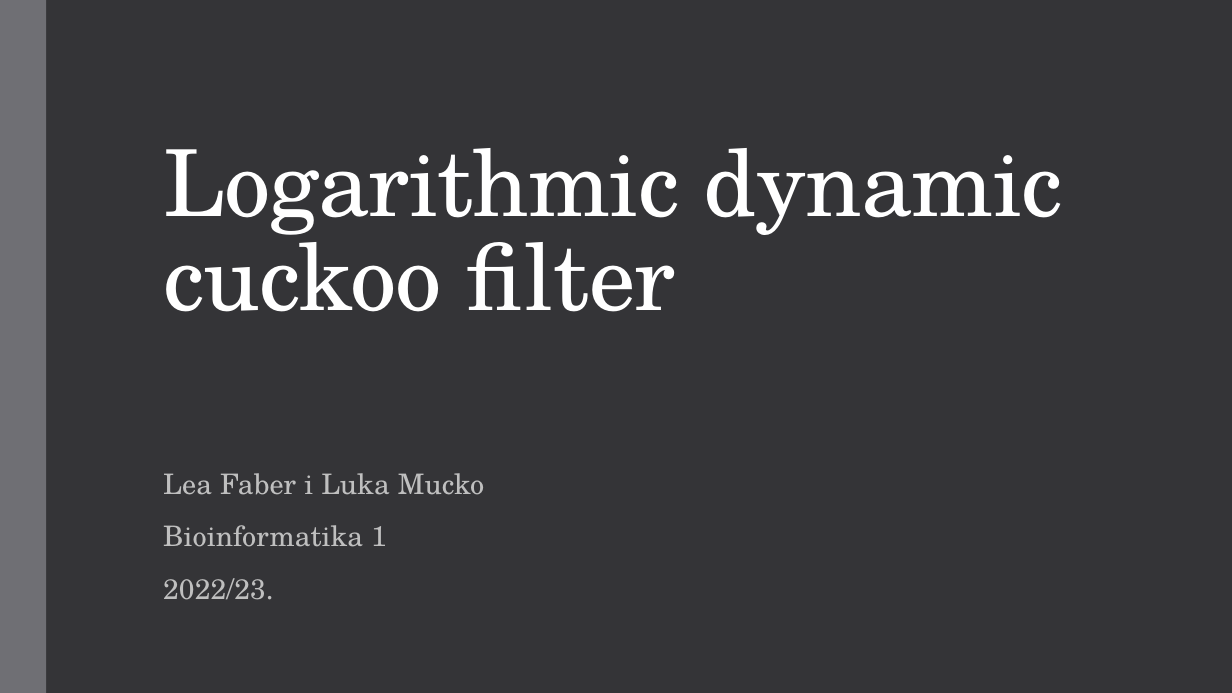
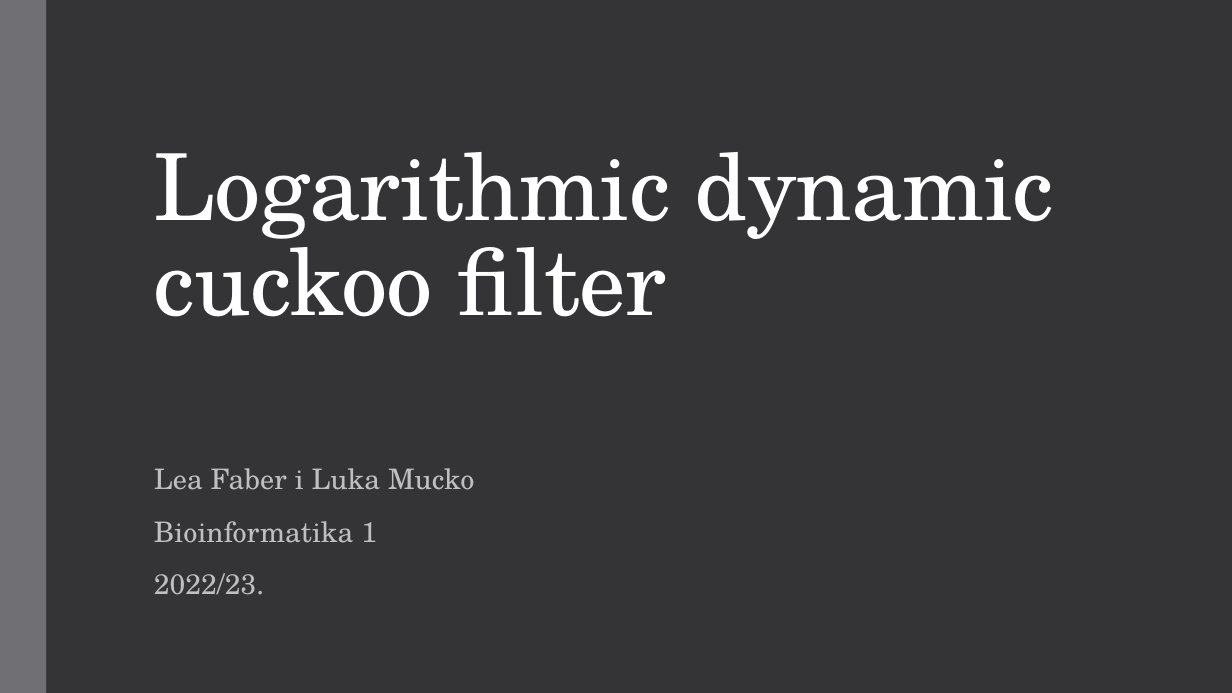
Before and after one commit to leafaber/bioinf, a slide deck: slide 1 of docs/LDCF.pptx. Drawn at 1232x693 pixels with LibreOffice and Linux fonts; fonts in the diff are those of the drawing. Boxes give left, top, right and bottom in pixels: in the first picture for what was removed or moved away, otherwise in the second. Text is boxed around its words. In the diff, an @@ line names an element or a change of style, - is before the commit and + after.

```diff
--- a/docs/LDCF.pptx
+++ b/docs/LDCF.pptx
@@ background #353537 to #343437 @@
@@ title "Logarithmic dynamic cuckoo filter": place and size @@
-title "Logarithmic dynamic cuckoo filter" at box(163, 148, 1063, 312)
+title "Logarithmic dynamic cuckoo filter" at box(154, 152, 1054, 317)
@@ subtitle "Lea Faber i Luka Mucko": place and size @@
-subtitle "Lea Faber i Luka Mucko" at box(163, 473, 485, 600)
+subtitle "Lea Faber i Luka Mucko" at box(154, 468, 474, 595)
```
Also in this commit, not shown: 3 other slides changed.
